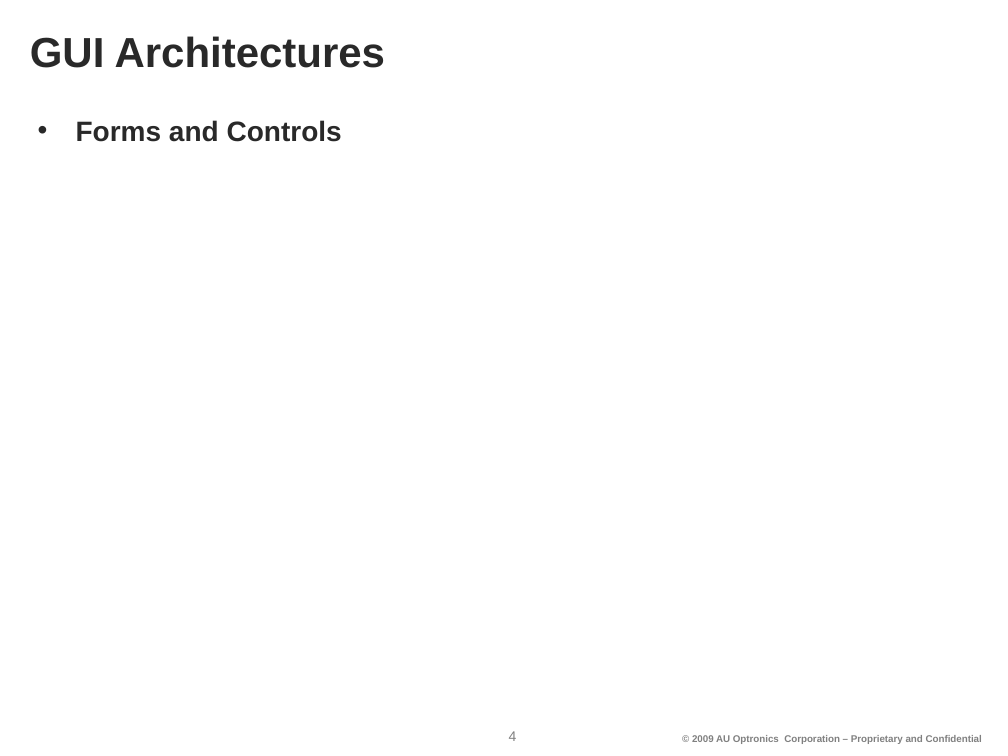
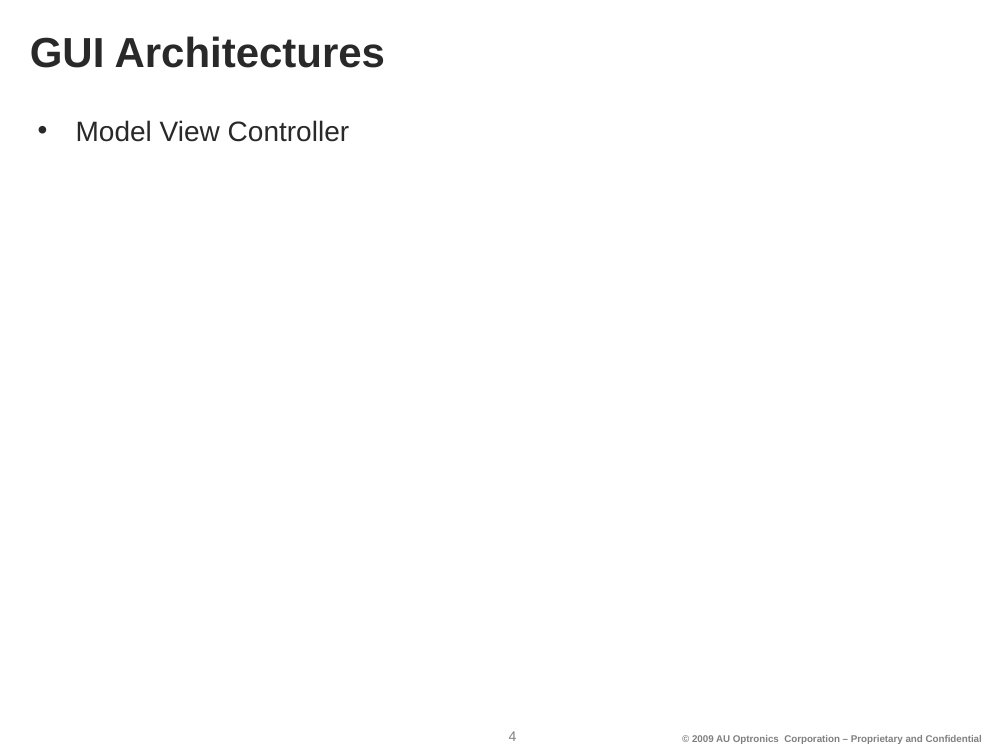
Before and after one commit to sky4s/mygoodjob, a slide deck: slide 4 of my doc/files/ppt/2010-09-30_WeeklyReport.pptx. Drawn at 1008x756 pixels with LibreOffice and Linux fonts; fonts in the diff are those of the drawing; background and template pictures are left out. Boxes give left, top, right and bottom in pixels: in the first picture for what was removed or moved away, otherwise in the second. Text is boxed around its words. In the diff, an @@ line names an element or a change of style, - is before the commit and + after.

```diff
--- a/my doc/files/ppt/2010-09-30_WeeklyReport.pptx
+++ b/my doc/files/ppt/2010-09-30_WeeklyReport.pptx
@@ text at [76, 120, 349, 142]: text changed; bold off @@
-• Forms and Controls
+• Model View Controller
```
Also in this commit, not shown: 2 other slides changed, 1 slide added, 1 slide removed.
